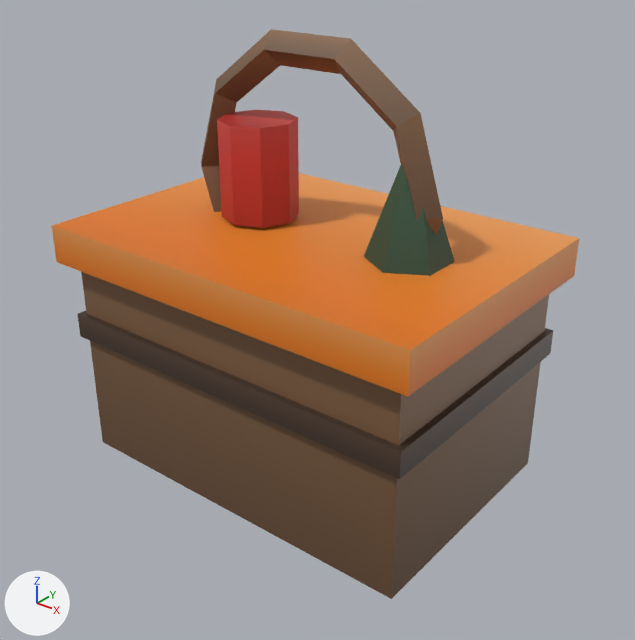
Before and after pictures for a commit that changed the FBX model art/export/ck_picnic_basket.fbx.
One viewpoint serves both versions: a 50 mm camera at (1.618, -1.988, 1.753) aimed at (0.063, -0.044, 0.548). Lighting does not change. The marker at lower left points along +X, +Y and +Z. The picture after the commit comes second.

Objects in the first picture: 'ck_picnic_basket'.
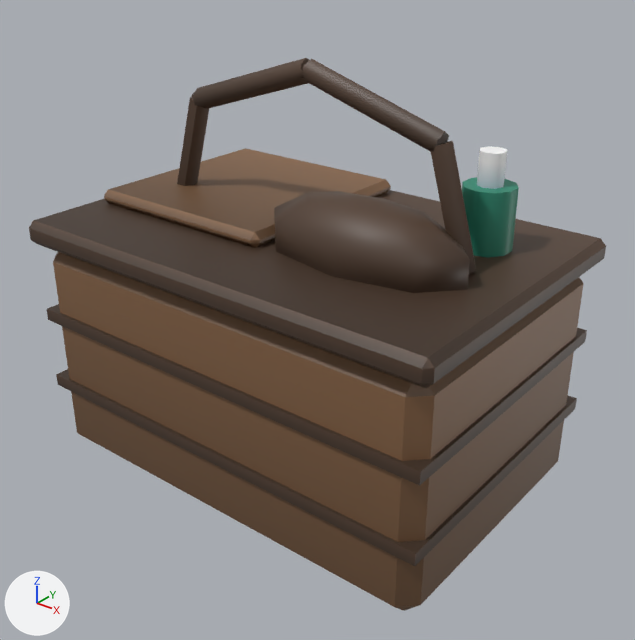
What differs and where, as boxes (x1, y1, x2, y2) in the pictures (635 x 640 px; the box of a moved part takes in the faces that stretch with it):
'ck_picnic_basket', reshaped (9% wider): before (52, 29, 579, 599); after (29, 58, 606, 611)
part 1 of me_ck_picnic_basket, added: after (56, 369, 577, 566)
part 2 of me_ck_picnic_basket, added: after (47, 304, 587, 486)
part 3 of me_ck_picnic_basket, added (brown): after (274, 191, 470, 293)
part 4 of me_ck_picnic_basket, added (green): after (462, 177, 519, 257)
part 5 of me_ck_picnic_basket, added: after (477, 146, 507, 189)
part 6 of me_ck_picnic_basket, rebuilt (13% wider, 10% taller): before (81, 272, 549, 599); after (53, 252, 584, 611)
part 7 of me_ck_picnic_basket, rebuilt: before (52, 173, 579, 397); after (29, 190, 606, 388)
part 8 of me_ck_picnic_basket, added (brown): after (104, 148, 391, 247)
part 9 of me_ck_picnic_basket, deleted (red): before (217, 110, 299, 228)
part 10 of me_ck_picnic_basket, deleted (brown): before (78, 311, 553, 479)
part 11 of me_ck_picnic_basket, moved or reshaped: before (201, 29, 455, 276); after (177, 58, 476, 274)

What changed in the scene script:
```text
Change me_ck_picnic_basket:
    used by ob_ck_picnic_basket; location = (0.0, 0.0, 0.0)
    remove me_ck_picnic_basket.from_pydata(...)  # 103 vertices, 87 faces; spans x -0.67..0.67, y -0.464..0.464, z 0.0..1.4
    add me_ck_picnic_basket.from_pydata(...)  # 222 vertices, 196 faces; spans x -0.75..0.75, y -0.507..0.507, z 0.0..1.335
    me_ck_picnic_basket part 1: a new loose piece, a box spanning x -0.73..0.73, y -0.487..0.477, z 0.228..0.268, in mat_palette (picture img_palette_png)
    me_ck_picnic_basket part 2: a new loose piece, a box spanning x -0.73..0.73, y -0.487..0.477, z 0.477..0.517, in mat_palette (picture img_palette_png)
    me_ck_picnic_basket part 3: a new loose piece, a UV sphere (8 segments, 5 rings, poles along z) spanning x -0.054..0.611, y -0.255..0.047, z 0.721..1.007, in mat_palette (picture img_palette_png)
    me_ck_picnic_basket part 4: a new loose piece, a 10-sided cylinder along z spanning x 0.421..0.572, y 0.114..0.273, z 0.715..1.013, in mat_palette (picture img_palette_png)
    me_ck_picnic_basket part 5: a new loose piece, an 8-sided cylinder along z spanning x 0.457..0.536, y 0.154..0.233, z 1.013..1.113, in mat_palette (picture img_palette_png)
    me_ck_picnic_basket part 6: the loose piece of 8 vertices spanning x -0.619..0.619, y -0.412..0.412, z 0.0..0.722 is rebuilt with 24 vertices and now spans x -0.72..0.72, y -0.477..0.467, z 0.0..0.745
    me_ck_picnic_basket part 7: the loose piece of 8 vertices spanning x -0.67..0.67, y -0.464..0.464, z 0.691..0.814 is rebuilt with 24 vertices and now spans x -0.75..0.75, y -0.507..0.497, z 0.745..0.825
    me_ck_picnic_basket part 8: a new loose piece of 24 vertices spanning x -0.705..-0.01, y -0.24..0.468, z 0.82..0.869, in mat_palette (picture img_palette_png)
    me_ck_picnic_basket part 9: the loose piece of 16 vertices spanning x -0.33..-0.082, y -0.124..0.124, z 0.825..1.134 is deleted
    me_ck_picnic_basket part 10: the loose piece of 8 vertices spanning x -0.639..0.639, y -0.433..0.433, z 0.423..0.505 is deleted
    me_ck_picnic_basket part 11
    47 vertices are removed from x -0.464..0.486, y -0.144..0.144, z 0.518..1.4
    47 faces are deleted
    38 vertices are added at x -0.58..0.58, y -0.035..0.025, z 0.815..1.335
    5 new vertices lie (0.447, 0.0, 0.139) away from vertices in x -0.452..-0.437, y -0.035..0.025, z 1.129..1.179
    5 new vertices lie (0.447, 0.0, -0.139) away from vertices in x -0.01..0.005, y -0.035..0.025, z 1.268..1.318
    32 new faces join them
    other edits to the shape of me_ck_picnic_basket do not show in these pictures
```
